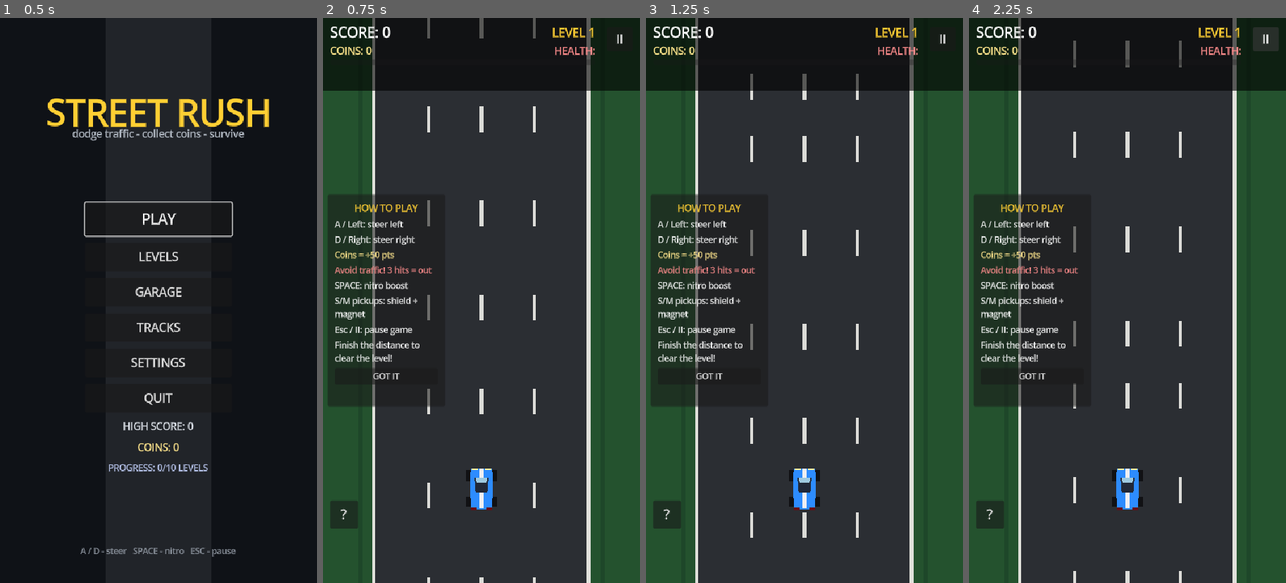
Above: before the commit, frames 1-4 (left to right).
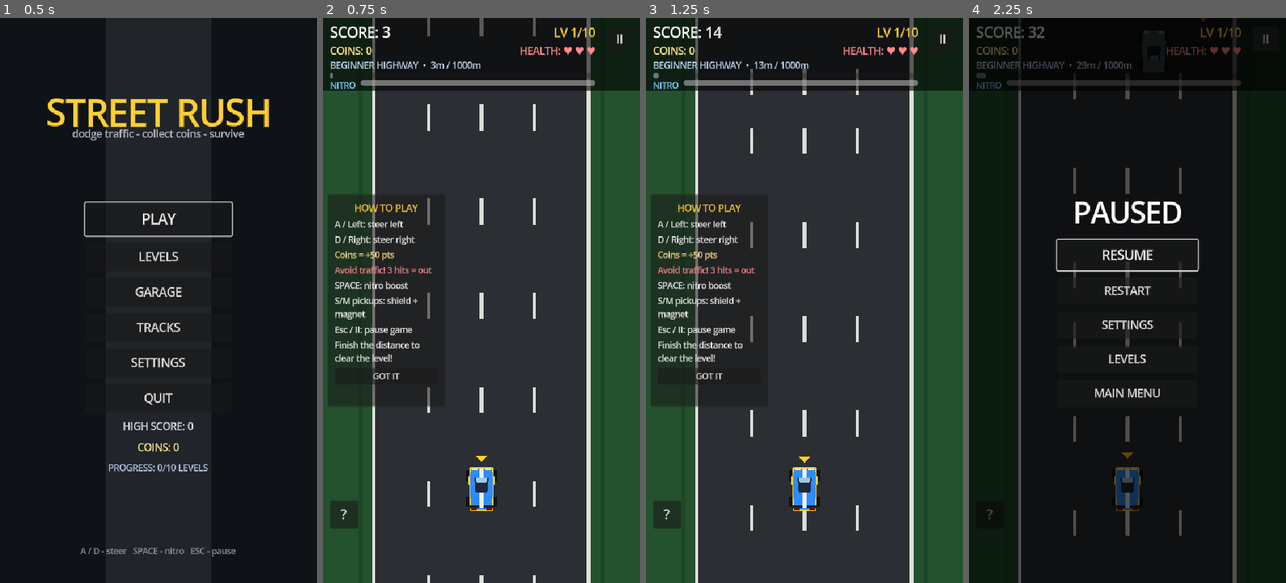
Above: after the commit, the same moments.

Repository: Prayush-Shrestha/2Dcarracing
Game: Godot game, scene res://scenes/main/MainMenu.tscn
Same seed, same stepped clock (60 frames per second), same inputs: the game is played once before the commit and once after it.
Inputs:
- Up to frame 1 (0.5 s): no input
- Up to frame 2 (0.75 s): click "PLAY" at 0.5 s
- Up to frame 3 (1.25 s): no input
- Up to frame 4 (2.25 s): click "GOT IT" at 1.25 s; click "II" at 2 s

Frame 1 is identical in both runs. In frame 2, 1.8% of the frame differs, in the area x 2-86%, y 1-99%; in frame 3, 2.2%; in frame 4, 77%, in the area x 0-100%, y 0-100%.
Error before the commit: Parse Error: Cannot infer the type of "theme" variable because the value doesn't have a set type. (res://scripts/core/game.gd:532)

Commit message:
Enhance player car visuals with distinct outline and spoiler; update enemy car colors for better differentiation

Diff:
--- a/project.godot
+++ b/project.godot
@@ -25,7 +25,6 @@
 
 window/size/viewport_width=540
 window/size/viewport_height=960
-window/size/resizable=true
 window/stretch/mode="canvas_items"
 window/stretch/aspect="expand"
 
--- a/scenes/vehicles/PlayerCar.tscn
+++ b/scenes/vehicles/PlayerCar.tscn
@@ -35,9 +35,17 @@
 color = Color(0.07, 0.07, 0.08, 1)
 polygon = PackedVector2Array(-5, -9, 5, -9, 5, 9, -5, 9)
 
+[node name="PlayerOutline" type="Polygon2D" parent="Visuals"]
+color = Color(1, 0.82, 0.15, 1)
+polygon = PackedVector2Array(-20, -37, 20, -37, 22, -18, 20, 37, -20, 37, -22, -18)
+
 [node name="Body" type="Polygon2D" parent="Visuals"]
 color = Color(0.18, 0.55, 1, 1)
 polygon = PackedVector2Array(-18, -35, 18, -35, 20, -18, 18, 35, -18, 35, -20, -18)
+
+[node name="Spoiler" type="Polygon2D" parent="Visuals"]
+color = Color(0.1, 0.12, 0.16, 1)
+polygon = PackedVector2Array(-21, 27, 21, 27, 21, 34, -21, 34)
 
 [node name="Stripe" type="Polygon2D" parent="Visuals"]
 color = Color(0.94, 0.94, 0.95, 1)
--- a/scripts/core/game.gd
+++ b/scripts/core/game.gd
@@ -127,7 +127,7 @@
 		return
 	_elapsed += delta
 	var base := 400.0 + float(level - 1) * 35.0 + _elapsed * 2.0
-	var nitro_mult := 1.45 if player.nitro_active else 1.0
+	var nitro_mult: float = 1.45 if player.nitro_active else 1.0
 	road_speed = minf(base * nitro_mult, MAX_ROAD_SPEED)
 	road.road_speed = road_speed
 	score += road_speed * delta * SCORE_RATE
@@ -529,7 +529,7 @@
 	var theme_idx := int(level_def.get("theme_index", 0))
 	# MIXED / CHAMPIONSHIP fall back to highway visuals with full difficulty.
 	road.apply_theme_index(theme_idx)
-	var theme := road.theme_for_index(theme_idx)
+	var theme: Dictionary = road.theme_for_index(theme_idx)
 	player.handling *= float(theme.get("handling_mod", 1.0))
 
 
@@ -551,12 +551,12 @@
 
 func _update_engine_pitch() -> void:
 	if engine_player.playing:
-		var boost := 1.15 if player.nitro_active else 1.0
+		var boost: float = 1.15 if player.nitro_active else 1.0
 		engine_player.pitch_scale = (0.85 + road_speed / 1400.0) * boost
 
 
 func _update_nitro_audio() -> void:
-	var is_active := player.nitro_active
+	var is_active: bool = player.nitro_active
 	if is_active and not _nitro_was_active:
 		AudioManager.play(nitro_player, "nitro", bool(_save.get("muted", false)))
 		nitro_player.pitch_scale = 1.0
--- a/scripts/enemies/enemy_car.gd
+++ b/scripts/enemies/enemy_car.gd
@@ -13,11 +13,14 @@
 @onready var collision: CollisionShape2D = $CollisionShape2D
 
 const TYPE_COLORS := {
-	"normal": [Color(0.95, 0.62, 0.25), Color(0.25, 0.65, 0.85)],
-	"truck": [Color(0.55, 0.58, 0.62), Color(0.45, 0.48, 0.52)],
-	"bus": [Color(0.95, 0.75, 0.25), Color(0.90, 0.60, 0.20)],
+	# NOTE: traffic colors deliberately avoid the 3 bright player colors:
+	# STARTER blue (0.18,0.55,1.0), SPORT red (0.85,0.2,0.22),
+	# SUPER yellow (0.95,0.75,0.2) — so the player car always stands out.
+	"normal": [Color(0.95, 0.62, 0.25), Color(0.42, 0.58, 0.58)],
+	"truck": [Color(0.55, 0.58, 0.62), Color(0.55, 0.48, 0.38)],
+	"bus": [Color(0.62, 0.58, 0.32), Color(0.58, 0.44, 0.30)],
 	"police": [Color(0.20, 0.35, 0.95), Color(0.15, 0.25, 0.75)],
-	"sports": [Color(0.90, 0.20, 0.30), Color(0.70, 0.15, 0.55)],
+	"sports": [Color(0.55, 0.35, 0.78), Color(0.58, 0.28, 0.48)],
 }
 
 
--- a/scripts/player/player_car.gd
+++ b/scripts/player/player_car.gd
@@ -47,6 +47,7 @@
 	health = max_health
 	position.y = fixed_y
 	area_entered.connect(_on_area_entered)
+	_ensure_distinct_look()
 	_apply_saved_color()
 
 
@@ -65,6 +66,7 @@
 	_update_nitro(delta)
 	_update_invuln(delta)
 	_update_magnet(delta)
+	_update_marker_bob(delta)
 
 
 func _read_steer() -> float:
@@ -183,6 +185,53 @@
 	visuals.move_child(_shield_ring, 0)
 
 
+# --- player distinct look: yellow outline + rear spoiler + floating YOU arrow.
+# Enemies have none of these, so the player car is identifiable at a glance
+# even when body colors are close. Code-built so existing scenes get it too.
+var _marker: Node2D = null
+var _marker_t: float = 0.0
+
+func _ensure_distinct_look() -> void:
+	if visuals == null:
+		return
+	if not has_node("Visuals/PlayerOutline"):
+		var outline := Polygon2D.new()
+		outline.name = "PlayerOutline"
+		outline.color = Color(1.0, 0.82, 0.15, 1.0)
+		outline.polygon = PackedVector2Array([
+			Vector2(-20, -37), Vector2(20, -37), Vector2(22, -18),
+			Vector2(20, 37), Vector2(-20, 37), Vector2(-22, -18)])
+		visuals.add_child(outline)
+		visuals.move_child(outline, 0)
+	if not has_node("Visuals/Spoiler"):
+		var spoiler := Polygon2D.new()
+		spoiler.name = "Spoiler"
+		spoiler.color = Color(0.10, 0.12, 0.16, 1.0)
+		spoiler.polygon = PackedVector2Array([
+			Vector2(-21, 27), Vector2(21, 27),
+			Vector2(21, 34), Vector2(-21, 34)])
+		visuals.add_child(spoiler)
+	if not has_node("PlayerMarker"):
+		_marker = Node2D.new()
+		_marker.name = "PlayerMarker"
+		var chev := Polygon2D.new()
+		chev.name = "Chevron"
+		chev.color = Color(1.0, 0.82, 0.15, 1.0)
+		chev.polygon = PackedVector2Array([
+			Vector2(-10, -58), Vector2(10, -58), Vector2(0, -48)])
+		_marker.add_child(chev)
+		add_child(_marker)
+	else:
+		_marker = $PlayerMarker
+
+
+func _update_marker_bob(delta: float) -> void:
+	if _marker == null:
+		return
+	_marker_t += delta * 3.0
+	_marker.position.y = sin(_marker_t) * 4.0
+
+
 func _update_invuln(delta: float) -> void:
 	if not _invuln:
 		if not shield_active:
Not shown, added: scripts/core/audio_manager.gd.uid
Not shown, added: scripts/core/game_manager.gd.uid
Not shown, added: scripts/core/level_manager.gd.uid
Not shown, added: scripts/core/save_manager.gd.uid
Not shown, added: scripts/enemies/enemy_spawner.gd.uid
Not shown, added: scripts/garage/car_upgrade.gd.uid
Not shown, added: scripts/player/nitro_system.gd.uid
Not shown, added: scripts/ui/level_select.gd.uid
Not shown, added: scripts/ui/settings.gd.uid
Not shown, added: scripts/world/powerup_pickup.gd.uid
Not shown, added: scripts/world/powerups.gd.uid
